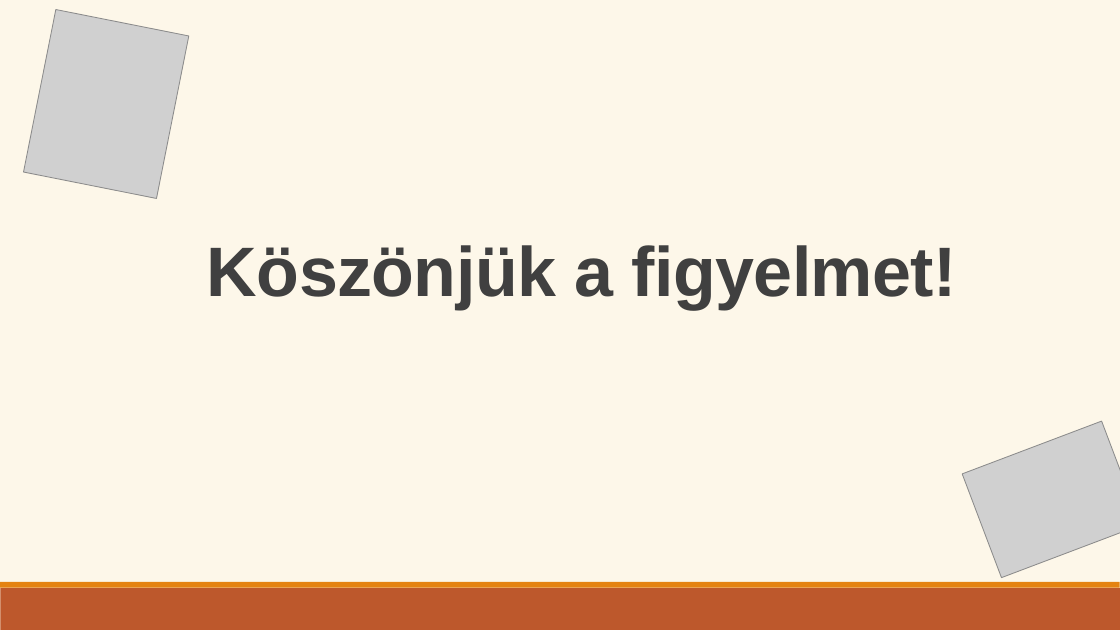
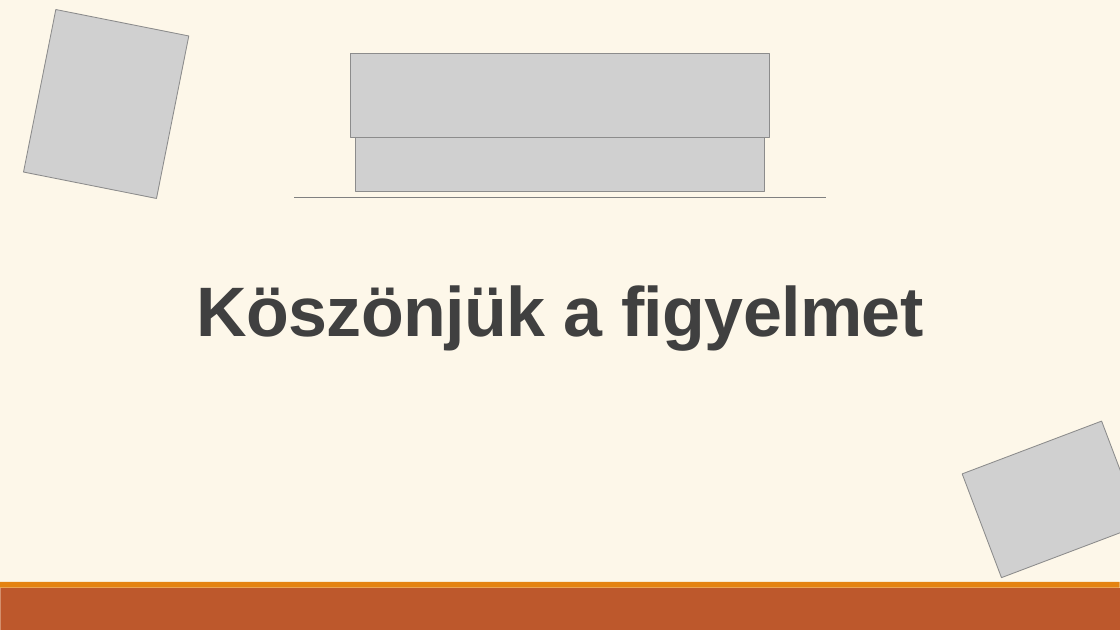
Before and after one commit to Ella50/13_S1_1_vizsgaremek, a slide deck: slide 20 of Dokumentációhoz/Prezentáció/eMenza_AtkariAriella_FarkasDominik.pptx (slide 7 before the commit). Drawn at 1120x630 pixels with LibreOffice and Linux fonts; fonts in the diff are those of the drawing; grey boxes stand for pictures. Boxes give left, top, right and bottom in pixels: in the first picture for what was removed or moved away, otherwise in the second. Text is boxed around its words. In the diff, an @@ line names an element or a change of style, - is before the commit and + after.

```diff
--- a/Dokumentációhoz/Prezentáció/eMenza_AtkariAriella_FarkasDominik.pptx
+++ b/Dokumentációhoz/Prezentáció/eMenza_AtkariAriella_FarkasDominik.pptx
@@ picture added at (351, 54, 770, 138) @@
@@ picture added at (355, 134, 765, 191) @@
@@ line added from (295, 198) to (826, 198), #808080 1 pt @@
@@ text "Köszönjük a figyelmet" at (196, 285, 924, 349): vertical alignment bottom to middle @@
@@ text at (196, 285, 924, 349): text changed @@
-Köszönjük a figyelmet!
+Köszönjük a figyelmet
```
Also in this commit, not shown: 5 other slides changed, 14 slides added, 1 slide removed.
